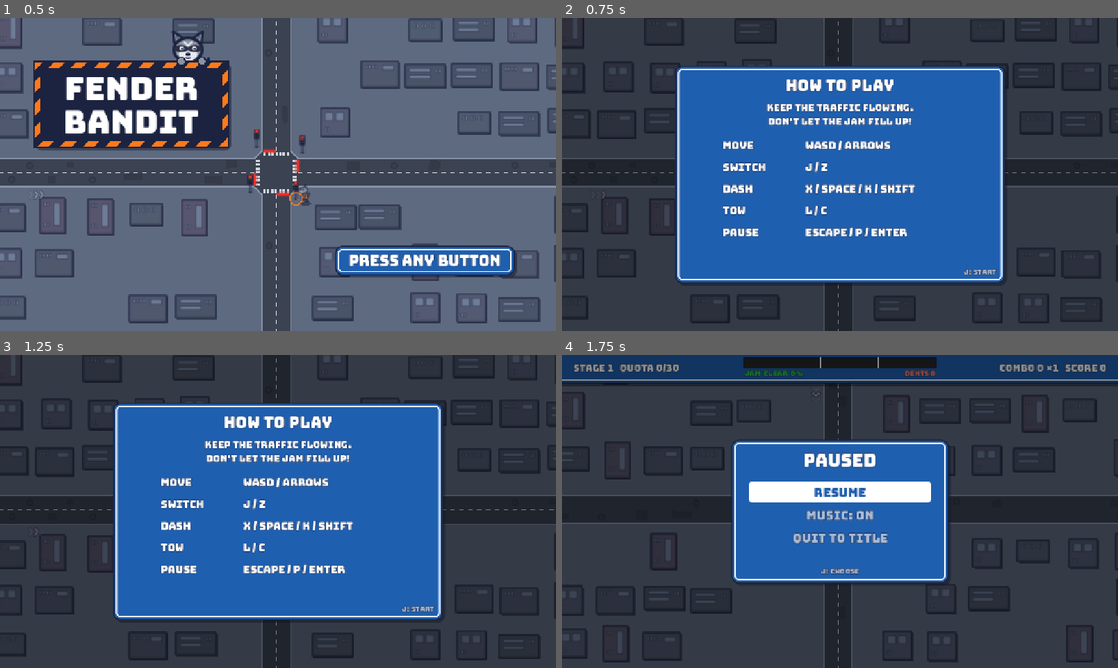
Above: before the commit, frames 1-4 (two rows, left to right).
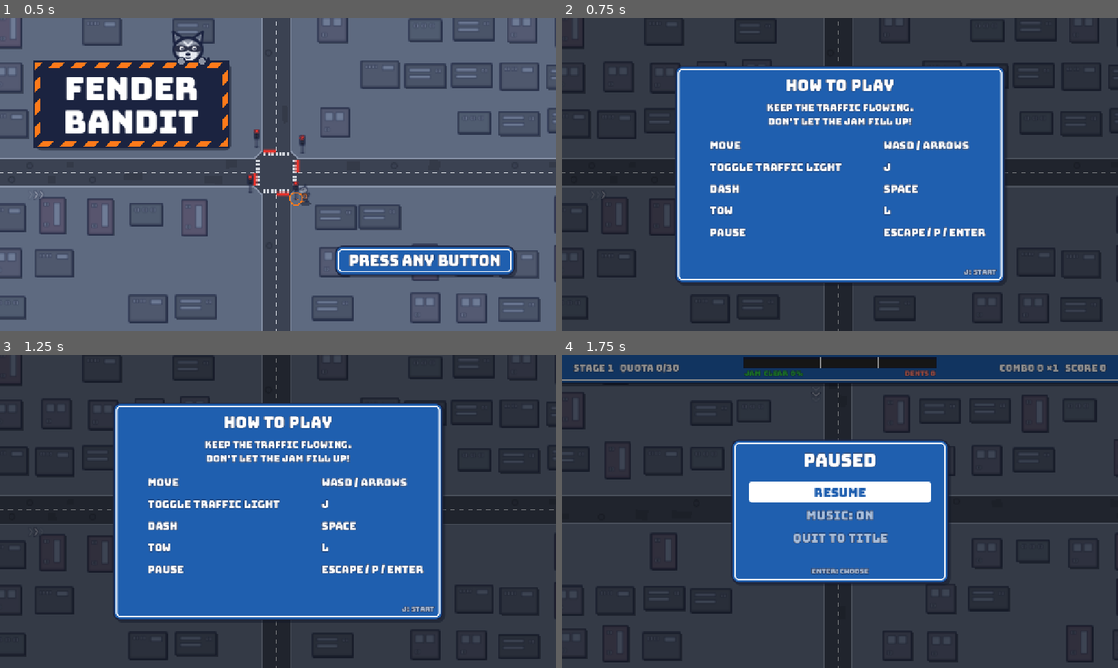
Above: after the commit, the same moments.

Repository: klusignolo/Fender-Bandit
Game: Godot game, scene res://main/main.tscn
The game is run twice, just before and just after one commit, with the same random seed, the same clock (stepped at 60 frames per second) and the same inputs.
Inputs:
- Up to frame 1 (0.5 s): no input
- Up to frame 2 (0.75 s): tap Enter (ui_accept) at 0.5 s; hold D (move_right) from 0.53 s (still down); hold Space (dash) from 0.53 s (still down)
- Up to frame 3 (1.25 s): keep holding D (move_right); keep holding Space (dash); tap Enter (ui_accept) at 0.77 s; tap J (switch) at 0.8 s
- Up to frame 4 (1.75 s): tap Enter (ui_accept) at 1.25, 1.52 s; release D (move_right) at 1.28 s; release Space (dash) at 1.28 s; hold S (move_down) from 1.28 s (still down); tap J (switch) at 1.35 s; tap L (tow) at 1.55 s

Frame 1 is identical in both runs. In frame 2, 3.2% of the frame differs, in the area x 26-77%, y 39-71%; in frame 3, 3.2%; in frame 4, 0.1%.

Commit message:
One key per job; the controls card says "Toggle traffic light"
Playtest feedback on #45:
- The keyboard has one key per job: J toggles a light, Space dashes,
  L tows. Z, X, K, Shift and C are unbound.
- The controls card calls the Switch "TOGGLE TRAFFIC LIGHT", on both
  the keyboard and the pad card.
- The pause menu's keyboard hint is "ENTER: choose".
- The web autoplay probe logs its result to the browser console, since
  the Theme didn't start at boot on itch for the dev.

Co-Authored-By: Claude Opus 5.5 <noreply@anthropic.com>

Diff:
--- a/game/audio/audio.gd
+++ b/game/audio/audio.gd
@@ -167,4 +167,5 @@
 			return ok;
 		})()
 	""", true)
+	print("Web autoplay allowed: %s" % [running])  # in the browser console: why the Theme did or didn't start at boot
 	return running == true
--- a/game/main/controls_card.gd
+++ b/game/main/controls_card.gd
@@ -10,8 +10,9 @@
 const BUTTON_GAP := 92.0  # px between button centres, room for a job under each
 ## The cabinet's 8 face buttons, by grid position (column, row), as both stations share them (#4).
 const GRID: Array[Vector2i] = [Vector2i(0, 0), Vector2i(1, 0), Vector2i(2, 0), Vector2i(0, 1), Vector2i(1, 1), Vector2i(2, 1), Vector2i(0, 2), Vector2i(1, 2)]
-## What the game's buttons do, by grid position: A top-left, X top-right, Y middle-left. The rest stay unbound.
-const JOBS := {Vector2i(0, 0): "SWITCH", Vector2i(2, 0): "DASH", Vector2i(0, 1): "TOW"}
+## What the game's buttons do, by grid position: A top-left, X top-right, Y middle-left. The rest stay unbound. The
+## Switch reads as what it does, "TOGGLE TRAFFIC LIGHT", on one line between the rows (#45).
+const JOBS := {Vector2i(0, 0): "TOGGLE TRAFFIC LIGHT", Vector2i(2, 0): "DASH", Vector2i(0, 1): "TOW"}
 ## The letter on each bound button: the pad's names for them (#10, #17).
 const LETTERS := {Vector2i(0, 0): "A", Vector2i(2, 0): "X", Vector2i(0, 1): "Y"}
 const LETTER_SIZE := 22
@@ -25,7 +26,7 @@
 	_pad = pad
 
 
-## The keyboard keys bound to `action`, as "J / Z", in InputMap order.
+## The keyboard keys bound to `action`, as "Escape / P / Enter", in InputMap order.
 static func keys(action: StringName) -> String:
 	var names: PackedStringArray = []
 	for e in InputMap.action_get_events(action):
@@ -73,10 +74,10 @@
 
 
 func _draw_keys(box: Rect2) -> void:
-	var rows := [["MOVE", "WASD / Arrows"], ["SWITCH", keys(&"switch")], ["DASH", keys(&"dash")],
+	var rows := [["MOVE", "WASD / Arrows"], ["TOGGLE TRAFFIC LIGHT", keys(&"switch")], ["DASH", keys(&"dash")],
 		["TOW", keys(&"tow")], ["PAUSE", keys(&"pause")]]
 	var y := box.position.y + 192
 	for r: Array in rows:
-		text_at(r[0], Vector2(box.position.x + 110, y), 24)
-		text_at(r[1], Vector2(box.position.x + 300, y), 24)
+		text_at(r[0], Vector2(box.position.x + 80, y), 24)
+		text_at(r[1], Vector2(box.position.x + 480, y), 24)
 		y += 50
--- a/game/main/pause_menu.gd
+++ b/game/main/pause_menu.gd
@@ -1,8 +1,8 @@
 class_name PauseMenu
 extends Card
 ## Pause (#35, #42, #19 story 9), over the frozen Run: Resume, Music On/Off (#38, story 78) or Quit to title. Main moves
-## the choice and acts on it; Switch flips the Music row. Its hint names only the choose key: everyone knows how to move a menu. There's no quit-to-desktop: the cabinet launcher owns
-## quitting.
+## the choice and acts on it; Switch flips the Music row. Its hint names only the choose key, Enter on a keyboard:
+## everyone knows how to move a menu (#45). There's no quit-to-desktop: the cabinet launcher owns quitting.
 
 enum Row { RESUME, MUSIC, QUIT }
 
@@ -46,4 +46,4 @@
 			text(s, Vector2(mid, y), 28, Sign.BLUE, false, 0)
 		else:
 			text(s, Vector2(mid, y), 28, MUTED)
-	text("%s: choose" % confirm_key(), Vector2(mid, box.end.y - 22), HINT_SIZE, MUTED)
+	text("%s: choose" % ("A" if pad else "ENTER"), Vector2(mid, box.end.y - 22), HINT_SIZE, MUTED)
--- a/game/project.godot
+++ b/game/project.godot
@@ -87,23 +87,18 @@
 "deadzone": 0.3,
 "events": [Object(InputEventJoypadButton,"resource_local_to_scene":false,"resource_name":"","device":-1,"button_index":0,"pressure":0.0,"pressed":false,"script":null)
 , Object(InputEventKey,"resource_local_to_scene":false,"resource_name":"","device":-1,"window_id":0,"alt_pressed":false …(181 unchanged characters)…
-, Object(InputEventKey,"resource_local_to_scene":false,"resource_name":"","device":-1,"window_id":0,"alt_pressed":false,"shift_pressed":false,"ctrl_pressed":false,"meta_pressed":false,"pressed":false,"keycode":0,"physical_keycode":90,"key_label":0,"unicode":0,"location":0,"echo":false,"script":null)
 ]
 }
 dash={
 "deadzone": 0.3,
 "events": [Object(InputEventJoypadButton,"resource_local_to_scene":false,"resource_name":"","device":-1,"button_index":2,"pressure":0.0,"pressed":false,"script":null)
-, Object(InputEventKey,"resource_local_to_scene":false,"resource_name":"","device":-1,"window_id":0,"alt_pressed":false,"shift_pressed":false,"ctrl_pressed":false,"meta_pressed":false,"pressed":false,"keycode":0,"physical_keycode":88,"key_label":0,"unicode":0,"location":0,"echo":false,"script":null)
 , Object(InputEventKey,"resource_local_to_scene":false,"resource_name":"","device":-1,"window_id":0,"alt_pressed":false …(181 unchanged characters)…
-, Object(InputEventKey,"resource_local_to_scene":false,"resource_name":"","device":-1,"window_id":0,"alt_pressed":false,"shift_pressed":false,"ctrl_pressed":false,"meta_pressed":false,"pressed":false,"keycode":0,"physical_keycode":75,"key_label":0,"unicode":0,"location":0,"echo":false,"script":null)
-, Object(InputEventKey,"resource_local_to_scene":false,"resource_name":"","device":-1,"window_id":0,"alt_pressed":false,"shift_pressed":false,"ctrl_pressed":false,"meta_pressed":false,"pressed":false,"keycode":0,"physical_keycode":4194325,"key_label":0,"unicode":0,"location":0,"echo":false,"script":null)
 ]
 }
 tow={
 "deadzone": 0.3,
 "events": [Object(InputEventJoypadButton,"resource_local_to_scene":false,"resource_name":"","device":-1,"button_index":3,"pressure":0.0,"pressed":false,"script":null)
 , Object(InputEventKey,"resource_local_to_scene":false,"resource_name":"","device":-1,"window_id":0,"alt_pressed":false …(181 unchanged characters)…
-, Object(InputEventKey,"resource_local_to_scene":false,"resource_name":"","device":-1,"window_id":0,"alt_pressed":false,"shift_pressed":false,"ctrl_pressed":false,"meta_pressed":false,"pressed":false,"keycode":0,"physical_keycode":67,"key_label":0,"unicode":0,"location":0,"echo":false,"script":null)
 ]
 }
 pause={
--- a/game/test/test_controls.gd
+++ b/game/test/test_controls.gd
@@ -3,7 +3,7 @@
 
 
 func test_key_names_follow_the_input_map() -> void:
-	check_eq(ControlsCard.keys(&"switch"), "J / Z", "Switch")
-	check_eq(ControlsCard.keys(&"tow"), "L / C", "Tow")
+	check_eq(ControlsCard.keys(&"switch"), "J", "Switch: one key per job (#45)")
+	check_eq(ControlsCard.keys(&"tow"), "L", "Tow")
 	check_eq(ControlsCard.keys(&"pause"), "Escape / P / Enter", "Pause")
-	check(ControlsCard.keys(&"dash").contains("Space"), "Dash: got %s" % ControlsCard.keys(&"dash"))
+	check_eq(ControlsCard.keys(&"dash"), "Space", "Dash")
--- a/game/test/test_ui.gd
+++ b/game/test/test_ui.gd
@@ -187,7 +187,8 @@
 		var menu := PauseMenu.new(true)
 		menu.measure(VIEW)
 		var texts := menu.words.map(func(w: Card.Words) -> String: return w.text)
-		check("%s: choose" % key in texts, "pause, pad %s: the hint is \"%s: choose\": %s" % [pad, key, texts])
+		var choose := "A" if pad else "ENTER"  # a keyboard player reaches for Enter on a menu (#45)
+		check("%s: choose" % choose in texts, "pause, pad %s: the hint is \"%s: choose\": %s" % [pad, choose, texts])
 		check(not texts.any(func(t: String) -> bool: return "resume" in t.to_lower() and t != "RESUME"), "pause: no Start hint: %s" % [texts])
 		menu.free()
 	Card.pad = was
@@ -206,3 +207,13 @@
 			for road in roads:
 				check(not r.intersects(road), "%s: the sign at %s stays off the road %s" % [view, r, road])
 		title.free()
+
+
+func test_the_controls_card_names_the_switch_for_what_it_does() -> void:
+	for pad: bool in [false, true]:
+		var card := ControlsCard.new(pad)
+		card.measure(VIEW)
+		var texts := " ".join(card.words.map(func(w: Card.Words) -> String: return w.text))
+		check("TOGGLE" in texts and "TRAFFIC LIGHT" in texts, "pad %s: Switch reads as toggling a traffic light (#45): %s" % [pad, texts])
+		check(not "SWITCH" in texts, "pad %s: no SWITCH: %s" % [pad, texts])
+		card.free()
Not shown, changed: README.md
